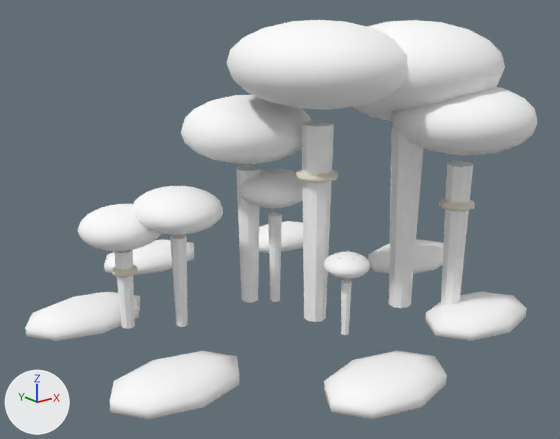
An edit to the glTF model assets/generated/mushroom_cluster_summer.glb, drawn before and after from the same camera.
Camera for both pictures: a 50 mm camera at (-1.47, -1.832, 1.035) aimed at (-0.016, -0.015, 0.308). The axes (+X, +Y, +Z) are drawn at lower left. The lights are the same throughout. The older version comes first. Where no turn or scale is listed for an object, it has been applied to the vertices.

Names of what the first picture shows: 'mushroom_cluster_summer'.
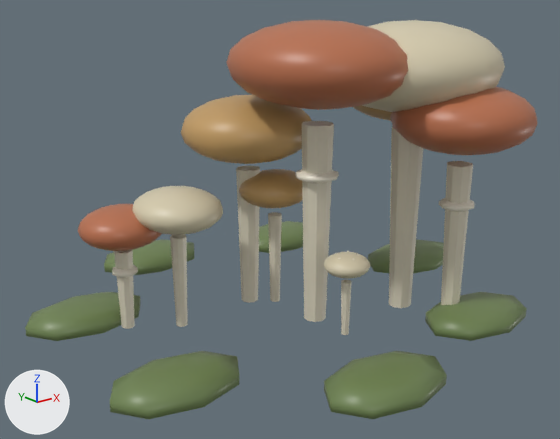
What changed in the scene script:
```text
Change mat_mushroom___ivory_stem___summer:
    mat_mushroom___ivory_stem___summer.base_color: (1.0, 1.0, 1.0) -> (0.72, 0.67, 0.53)  # white #ffffff -> pale yellow #ddd6c0
Change mat_mushroom___russet_cap___summer:
    mat_mushroom___russet_cap___summer.base_color: (1.0, 1.0, 1.0) -> (0.48, 0.16, 0.075)  # white #ffffff -> orange #b86f4d
Change mat_mushroom___ochre_cap___summer:
    mat_mushroom___ochre_cap___summer.base_color: (1.0, 1.0, 1.0) -> (0.55, 0.34, 0.13)  # white #ffffff -> orange #c49e65
Change mat_mushroom___pale_cap___summer:
    mat_mushroom___pale_cap___summer.base_color: (1.0, 1.0, 1.0) -> (0.68, 0.61, 0.43)  # white #ffffff -> beige #d7cdaf
Change mat_moss___damp_green___summer:
    mat_moss___damp_green___summer.base_color: (1.0, 1.0, 1.0) -> (0.16, 0.23, 0.085)  # white #ffffff -> green #6f8452
```

Boxes [x1, y1, x2, y2] around the edits, measured in the pictures (560 x 439 px):
'mushroom_cluster_summer', recoloured (darker)
    both: [25, 20, 537, 419]
